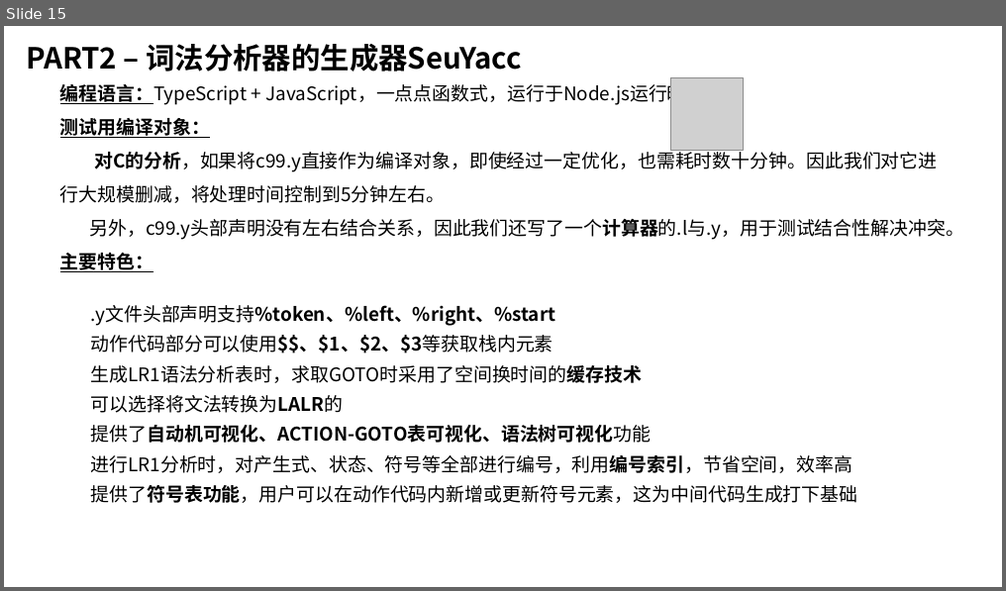
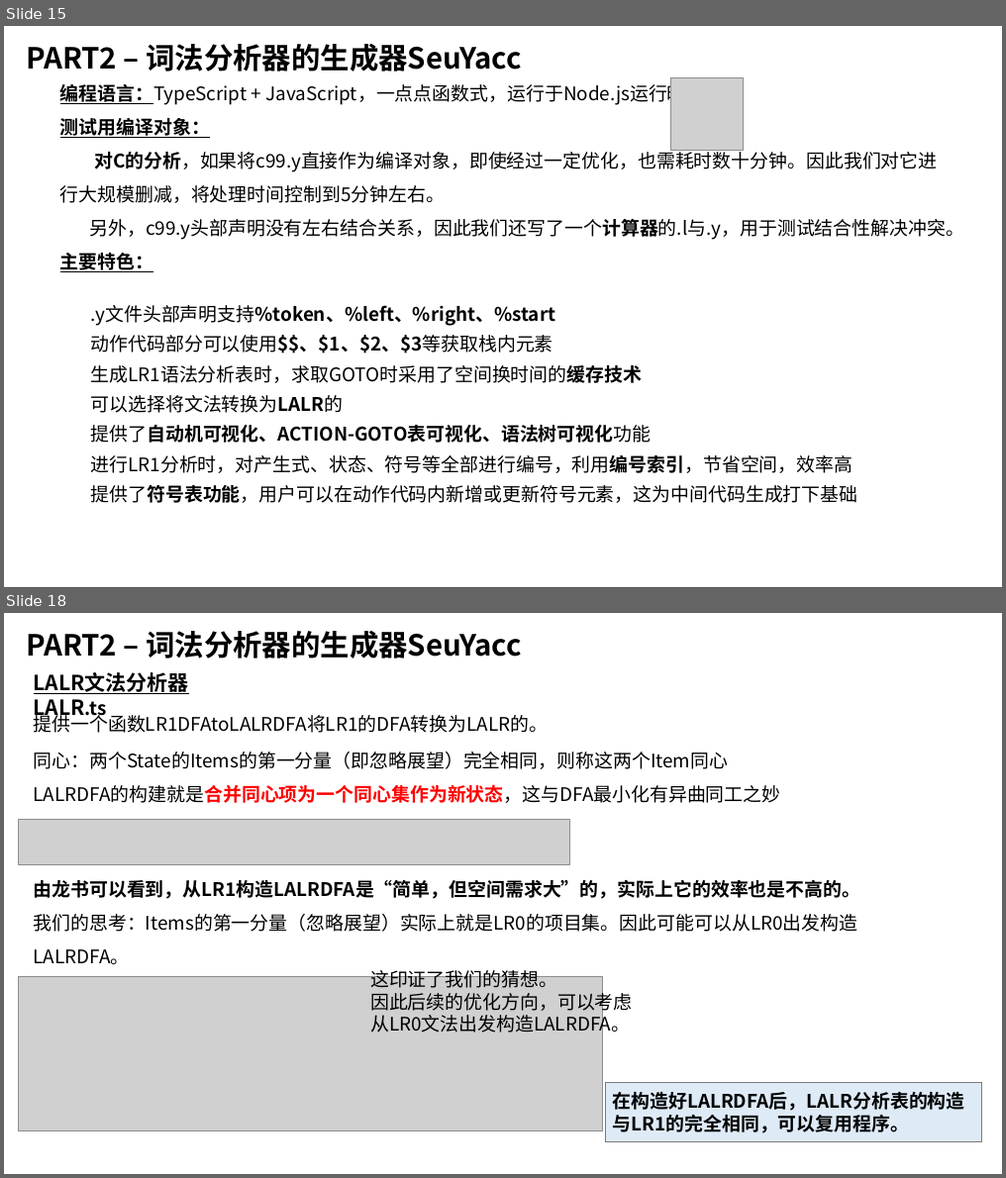
Before and after one commit to z0gSh1u/seu-lex-yacc, a slide deck: doc/答辩Slides.pptx. Shown one above the other, each under a label of ours: slide 15 before the commit, slides 15 and 18 after it; the slides between them are not shown. The pictures are 1006x591 and 1006x1178 pixels, drawn with LibreOffice and Linux fonts; fonts in the diff are those of the drawing; grey boxes stand for pictures. Boxes give left, top, right and bottom in pixels: in the first picture for what was removed or moved away, otherwise in the second. Text is boxed around its words. In the diff, an @@ line names an element or a change of style, - is before the commit and + after.

```diff
--- a/doc/答辩Slides.pptx
+++ b/doc/答辩Slides.pptx
@@ slide 18 added at (4,613,1002,1174), background #FFFFFF @@
@@ text added at (26,631,522,659), 28 pt, text #000000, bold @@
+PART2 – 词法分析器的生成器SeuYacc
@@ text added at (34,672,189,721), 20 pt, text #000000, bold, underline @@
+LALR文法分析器 LALR.ts
@@ text added at (34,711,548,733), 18 pt, text #000000 @@
+提供一个函数LR1DFAtoLALRDFA将LR1的DFA转换为LALR的。
@@ text added at (34,752,781,803), 18 pt, text #000000 @@
+同心：两个State的Items的第一分量（即忽略展望）完全相同，则称这两个Item同心
+LALRDFA的构建就是合并同心项为一个同心集作为新状态，这与DFA最小化有异曲同工之妙
@@ picture added at (18,820,569,865) @@
@@ text added at (34,880,861,1002), 18 pt, text #000000 @@
+由龙书可以看到，从LR1构造LALRDFA是“简单，但空间需求大”的，实际上它的效率也是不高的。
+我们的思考：Items的第一分量（忽略展望）实际上就是LR0的项目集。因此可能可以从LR0出发构造LALRDFA。
+经翻看龙书，可见：
@@ text added at (370,966,633,1037), 18 pt, text #000000 @@
+这印证了我们的猜想。
+因此后续的优化方向，可以考虑从LR0文法出发构造LALRDFA。
@@ picture added at (18,977,602,1132) @@
@@ rectangle added at (605,1083,982,1143), fill #DEEBF7, outline #7A7A7A 1 pt @@
@@ text added at (613,1092,965,1134), 18 pt, text #000000, bold @@
+在构造好LALRDFA后，LALR分析表的构造与LR1的完全相同，可以复用程序。
```
Also in this commit, not shown: 5 other slides added, 3 slides removed, 28 other files.
